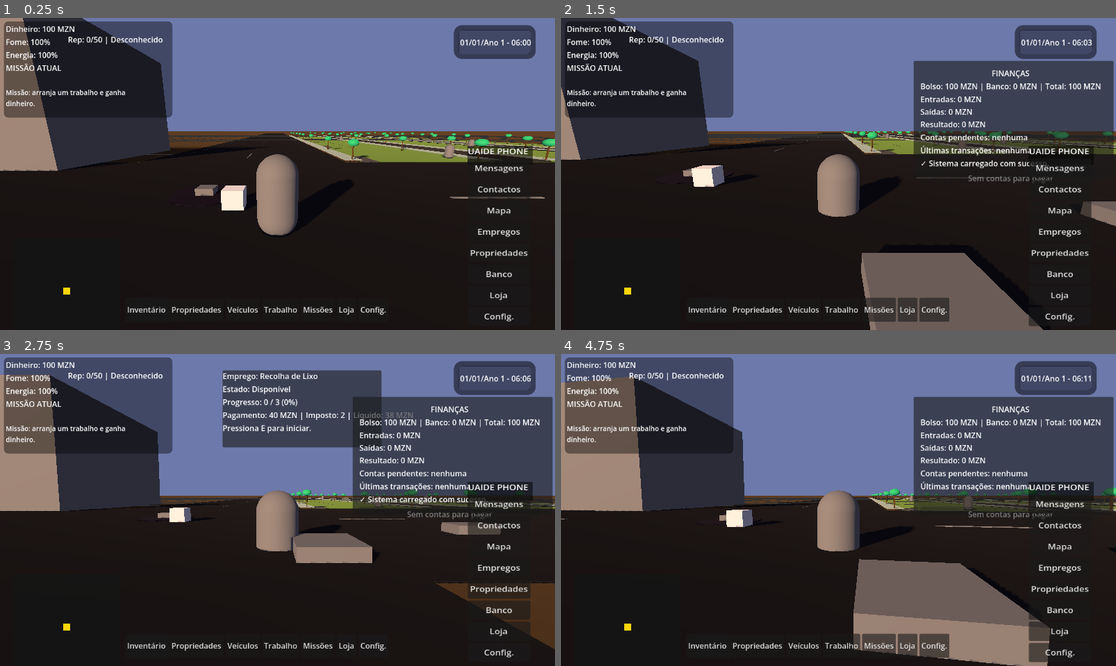
Above: before the commit, frames 1-4 (two rows, left to right).
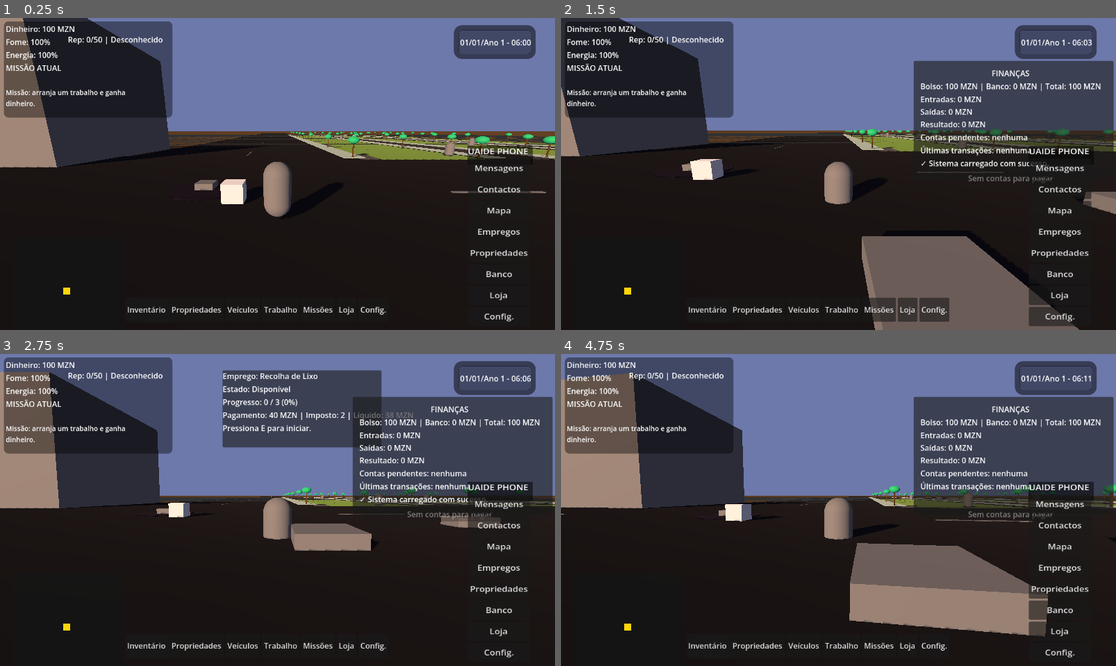
Above: after the commit, the same moments.

Repository: DC-t-spec/Uaide-City
Game: Godot game, scene res://world/main.tscn
The game is run twice, just before and just after one commit, with the same random seed, the same clock (stepped at 60 frames per second) and the same inputs.
Inputs (mouse positions are in pixels of both pictures, inside the frame that each line leads up to):
- Up to frame 1 (0.25 s): no input
- Up to frame 2 (1.5 s): move the mouse to (960, 158) at 0.52 s; hold Right (move_right) 0.53-1.28 s; hold F (finance_ui) 0.53-1.28 s; click (960, 158) at 0.67 s; tap Shift (ui_accept) at 0.77 s; move the mouse to (727, 189) at 1.27 s; hold Down (move_back) from 1.28 s (still down); tap E (interact) at 1.35 s
- Up to frame 3 (2.75 s): tap Shift (ui_accept) at 1.52 s; move the mouse to (333, 441) at 2.02 s; release Down (move_back) at 2.03 s; hold Right (move_right) from 2.03 s (still down); hold S (look_down) from 2.03 s (still down)
- Up to frame 4 (4.75 s): release Right (move_right) at 2.75 s; release S (look_down) at 2.75 s; click "Inventário" at 2.75 s; click "Propriedades" at 3.5 s; move the mouse to (810, 572) at 4.27 s; hold Up (move_forward) from 4.28 s (still down); tap A (look_left) at 4.35 s; click (810, 572) at 4.42 s; tap Shift (ui_accept) at 4.52 s

The runs differ from the first frame. In frame 1, 4.7% of the frame differs, in the area x 0-100%, y 0-70%; in frame 2, 6.8%; in frame 3, 5.7%; in frame 4, 12%, in the area x 0-100%, y 6-100%.

Commit message:
Ajusta escala urbana para percepção mais realista

Diff:
--- a/player/player.tscn
+++ b/player/player.tscn
@@ -5,13 +5,13 @@
 [sub_resource type="CapsuleMesh" id="CapsuleMesh_hjaqi"]
 
 [sub_resource type="CapsuleShape3D" id="CapsuleShape3D_4flbx"]
-height = 1.0
+height = 0.9
 
 [node name="Player" type="CharacterBody3D" unique_id=819609279 groups=["player"]]
 script = ExtResource("1_xo3ru")
 
 [node name="MeshInstance3D" type="MeshInstance3D" parent="." unique_id=1853973468]
-transform = Transform3D(1.5, 0, 0, 0, 1.5, 0, 0, 0, 1.5, 0, 1, 0)
+transform = Transform3D(1.0, 0, 0, 0, 1.0, 0, 0, 0, 1.0, 0, 0.95, 0)
 mesh = SubResource("CapsuleMesh_hjaqi")
 
 [node name="CollisionShape3D" type="CollisionShape3D" parent="." unique_id=1020262626]
@@ -19,7 +19,7 @@
 shape = SubResource("CapsuleShape3D_4flbx")
 
 [node name="CameraPivot" type="Node3D" parent="." unique_id=656174081]
-transform = Transform3D(1, 0, 0, 0, 1, 0, 0, 0, 1, 0, 1.8, 0)
+transform = Transform3D(1, 0, 0, 0, 1, 0, 0, 0, 1, 0, 1.65, 0)
 
 [node name="Camera3D" type="Camera3D" parent="CameraPivot" unique_id=198828697]
 transform = Transform3D(1, 0, 0, 0, 0.9848077, 0.17364818, 0, -0.17364818, 0.9848077, 0, 1.5, -6)
--- a/player/player_controller.gd
+++ b/player/player_controller.gd
@@ -17,10 +17,10 @@
 	camera_pivot = $CameraPivot
 	camera = $CameraPivot/Camera3D
 
-	camera_pivot.position = Vector3(0, 1.8, 0)
+	camera_pivot.position = Vector3(0, 1.65, 0)
 	camera_pivot.rotation = Vector3.ZERO
 
-	camera.position = Vector3(0, 1.5, 7)
+	camera.position = Vector3(0, 1.35, 7)
 	camera.rotation_degrees = Vector3(-12, 0, 0)
 	camera.current = true
 
--- a/properties/property_house_1.tscn
+++ b/properties/property_house_1.tscn
@@ -62,6 +62,7 @@
 script = ExtResource("1_vnkx2")
 
 [node name="HouseMesh" type="MeshInstance3D" parent="." unique_id=837326612]
+transform = Transform3D(1.18, 0, 0, 0, 1.18, 0, 0, 0, 1.18, 0, 0, 0)
 
 [node name="SimpleHouse" type="Node3D" parent="HouseMesh" unique_id=1720212740]
 
--- a/world/urban/decorations/TreeSpawner.gd
+++ b/world/urban/decorations/TreeSpawner.gd
@@ -8,6 +8,7 @@
 @export var road_safe_distance: float = 7.0
 @export var spawn_y: float = 0.15
 @export var clear_previous: bool = true
+@export var tree_visual_scale: float = 1.15
 
 var spawned_positions: Array[Vector3] = []
 
@@ -45,6 +46,7 @@
 		tree.name = "Tree_Auto_%02d" % spawned_positions.size()
 		add_child(tree)
 		tree.global_position = pos
+		tree.scale = Vector3.ONE * tree_visual_scale
 
 		spawned_positions.append(pos)
 
--- a/world/urban/urban_blockout.tscn
+++ b/world/urban/urban_blockout.tscn
@@ -26,7 +26,7 @@
 
 [sub_resource type="BoxMesh" id="BoxMesh_y3jag"]
 material = SubResource("StandardMaterial3D_43kdj")
-size = Vector3(12, 0.05, 300)
+size = Vector3(15, 0.05, 300)
 
 [sub_resource type="BoxMesh" id="BoxMesh_chq8d"]
 size = Vector3(0.15, 0.05, 5)
@@ -64,21 +64,21 @@
 
 [sub_resource type="BoxMesh" id="BoxMesh_82etk"]
 material = SubResource("StandardMaterial3D_2mdg4")
-size = Vector3(61, 0.2, 6)
+size = Vector3(61, 0.2, 8.5)
 
 [sub_resource type="StandardMaterial3D" id="StandardMaterial3D_y3jag"]
 albedo_color = Color(0.33333334, 0.33333334, 0.33333334, 1)
 
 [sub_resource type="BoxMesh" id="BoxMesh_kxjuj"]
 material = SubResource("StandardMaterial3D_y3jag")
-size = Vector3(2, 0.1, 5)
+size = Vector3(2.4, 0.1, 5)
 
 [sub_resource type="StandardMaterial3D" id="StandardMaterial3D_chq8d"]
 albedo_color = Color(0.66348356, 0.74593806, 0.6976554, 1)
 
 [sub_resource type="BoxMesh" id="BoxMesh_82x0j"]
 material = SubResource("StandardMaterial3D_chq8d")
-size = Vector3(60, 0.08, 2)
+size = Vector3(60, 0.08, 2.6)
 
 [sub_resource type="StandardMaterial3D" id="StandardMaterial3D_1yme3"]
 albedo_color = Color(0.33022344, 0.4677996, 0.86410797, 1)
